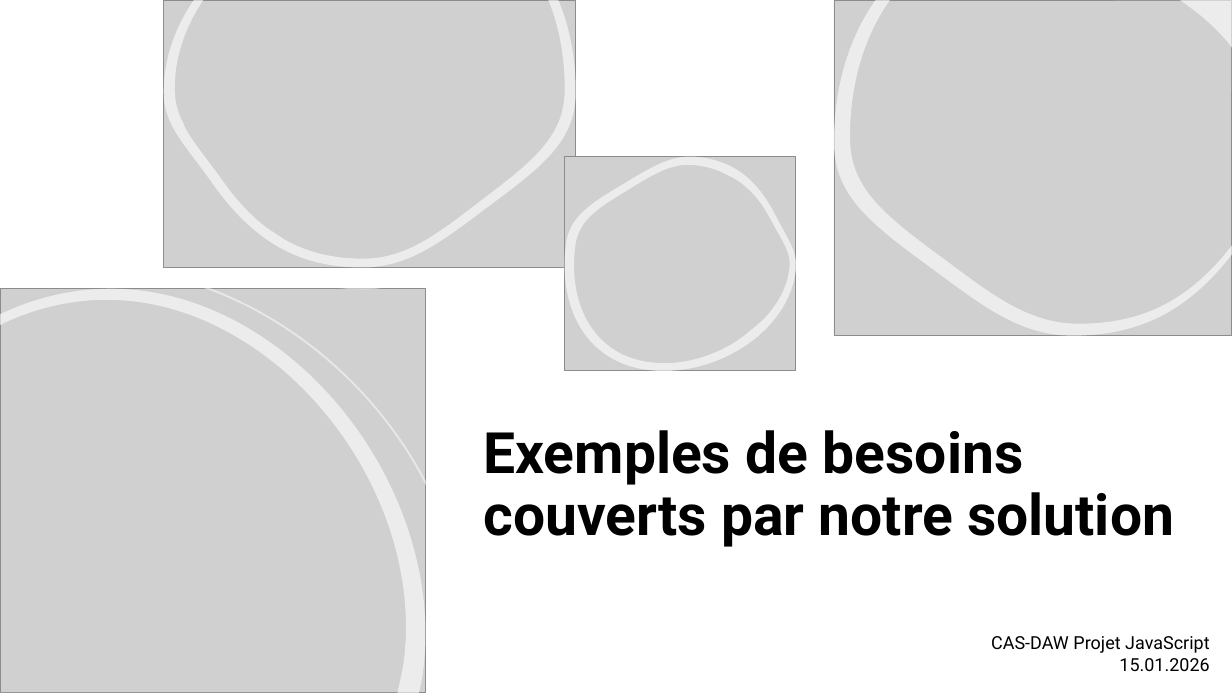
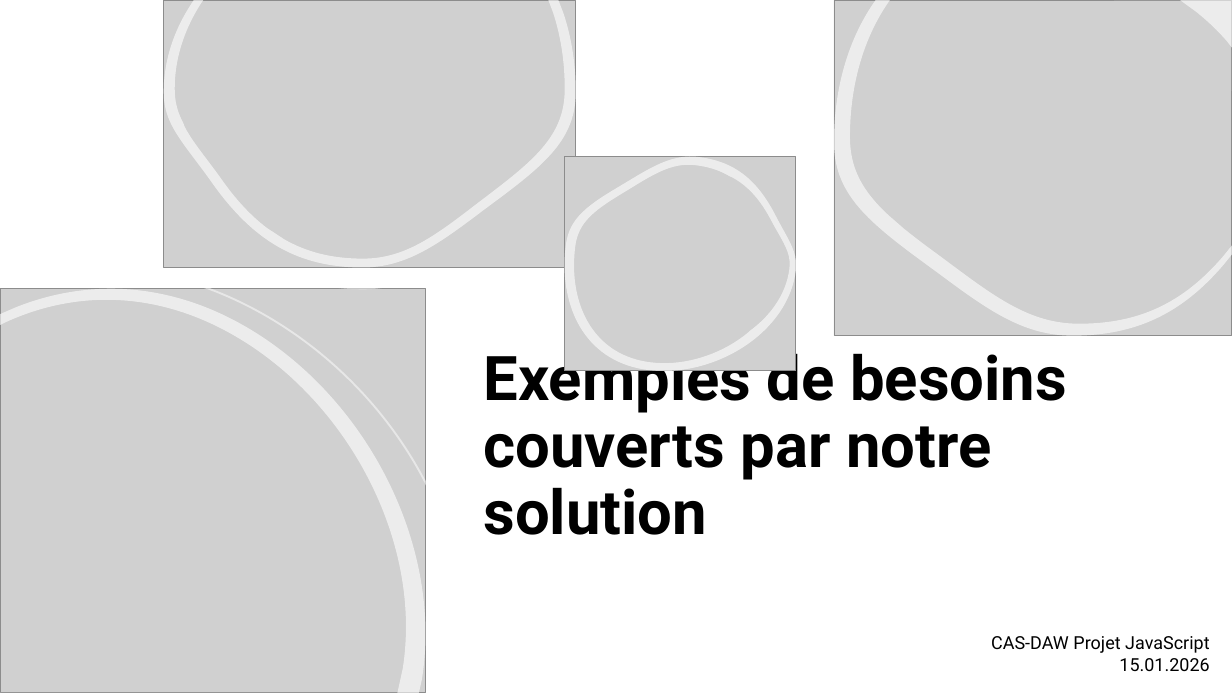
Before and after one commit to mwdolci/smartphone_datas, a slide deck: slide 3 of documents/Presentation_JS.pptx. Drawn at 1232x693 pixels with LibreOffice and Linux fonts; fonts in the diff are those of the drawing; grey boxes stand for pictures. Boxes give left, top, right and bottom in pixels: in the first picture for what was removed or moved away, otherwise in the second. Text is boxed around its words. In the diff, an @@ line names an element or a change of style, - is before the commit and + after.

```diff
--- a/documents/Presentation_JS.pptx
+++ b/documents/Presentation_JS.pptx
@@ text "Exemples de besoins couverts par ..." at [484, 345, 1067, 535]: size 44.4 to 48 pt @@
```
Also in this commit, not shown: 1 other slide changed, 1 other file.
